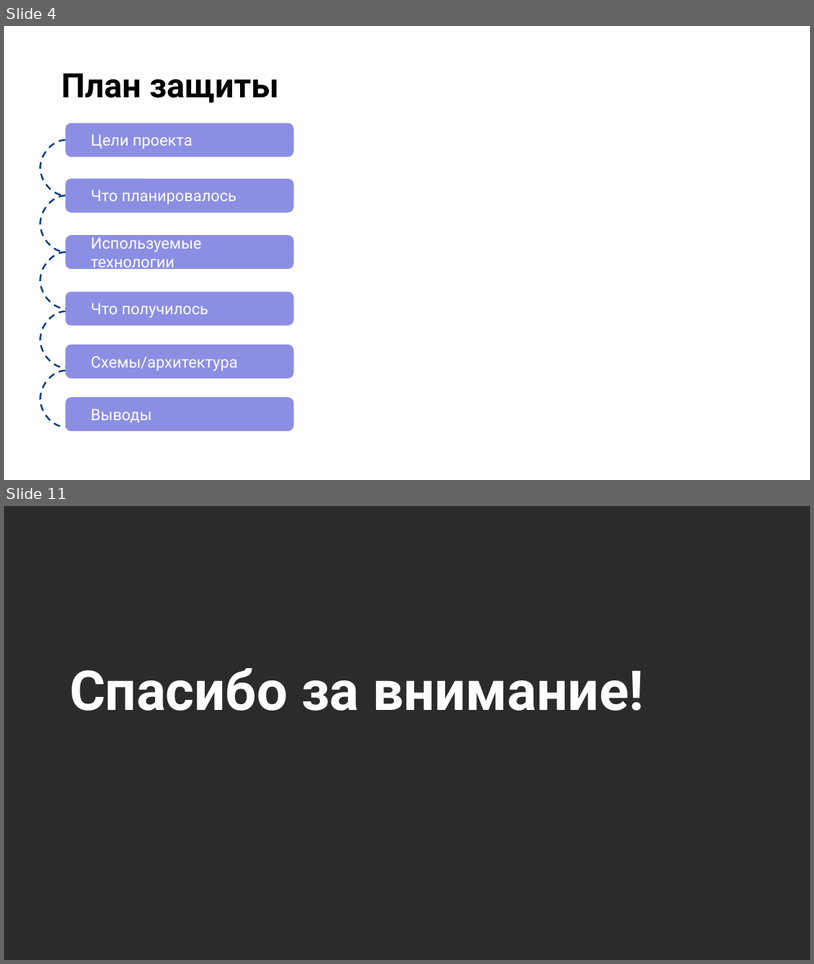
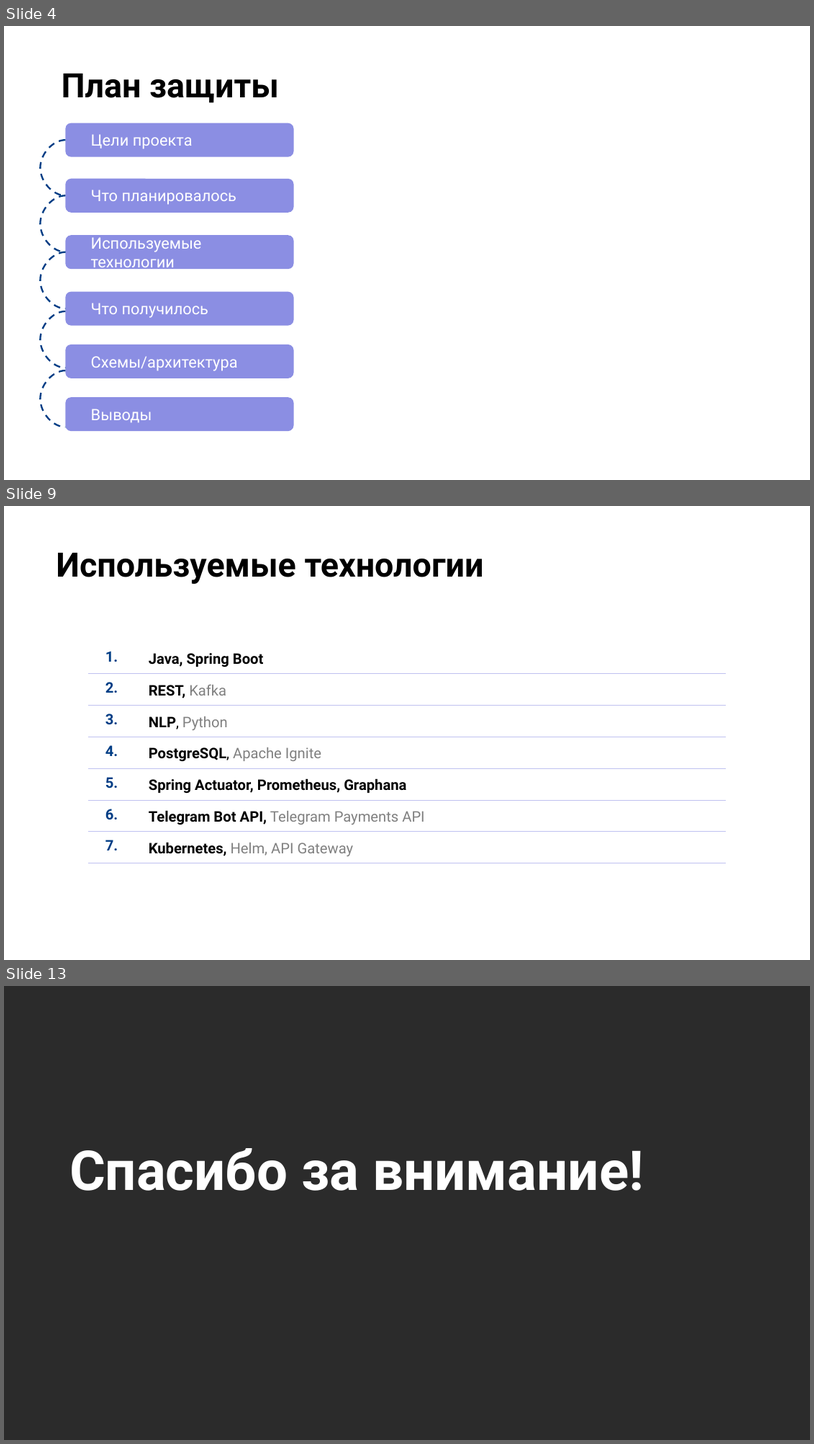
Before and after one commit to kochnevd/course-microservices, a slide deck: course-project/materials/Защита проекта.pptx. Shown one above the other, each under a label of ours: slides 4 and 11 before the commit, slides 4, 9 and 13 after it; the slides between them are not shown. The pictures are 814x964 and 814x1444 pixels, drawn with LibreOffice and Linux fonts; fonts in the diff are those of the drawing; background and template pictures are left out; a plain dark background stands for a picture behind light text. Boxes give left, top, right and bottom in pixels: in the first picture for what was removed or moved away, otherwise in the second. Text is boxed around its words. In the diff, an @@ line names an element or a change of style, - is before the commit and + after.

```diff
--- a/course-project/materials/Защита проекта.pptx
+++ b/course-project/materials/Защита проекта.pptx
@@ slide 9 added at [4, 506, 810, 960], background picture (left out) @@
@@ title added at [56, 552, 484, 584], 30 pt, text #000000, bold @@
+Используемые технологии
@@ table added at [88, 642, 727, 859], 7 rows, 2 columns @@
+1. | Java, Spring Boot
+2. | REST, Kafka
+3. | NLP, Python
+4. | PostgreSQL, Apache Ignite
+5. | Spring Actuator, Prometheus, Graphana
+6. | Telegram Bot API, Telegram Payments API
+7. | Kubernetes, Helm, API Gateway
@@ what was slide 11 is now slide 13 @@
```
Also in this commit, not shown: 1 slide changed, 7 other slides added, 13 slides removed.
